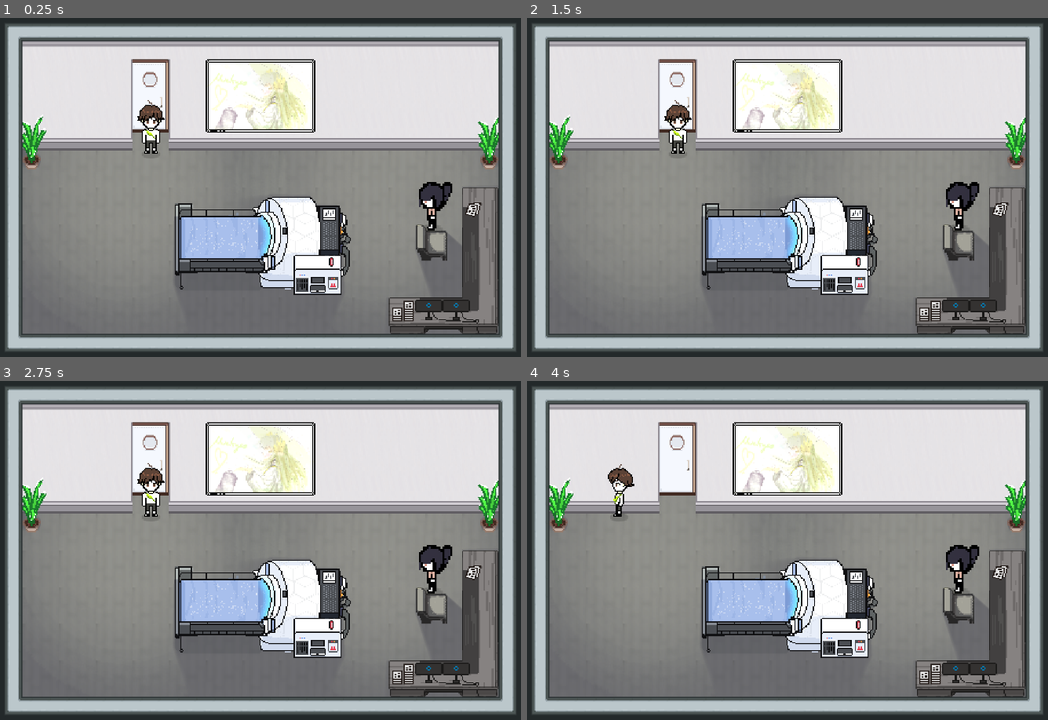
Above: before the commit, frames 1-4 (two rows, left to right).
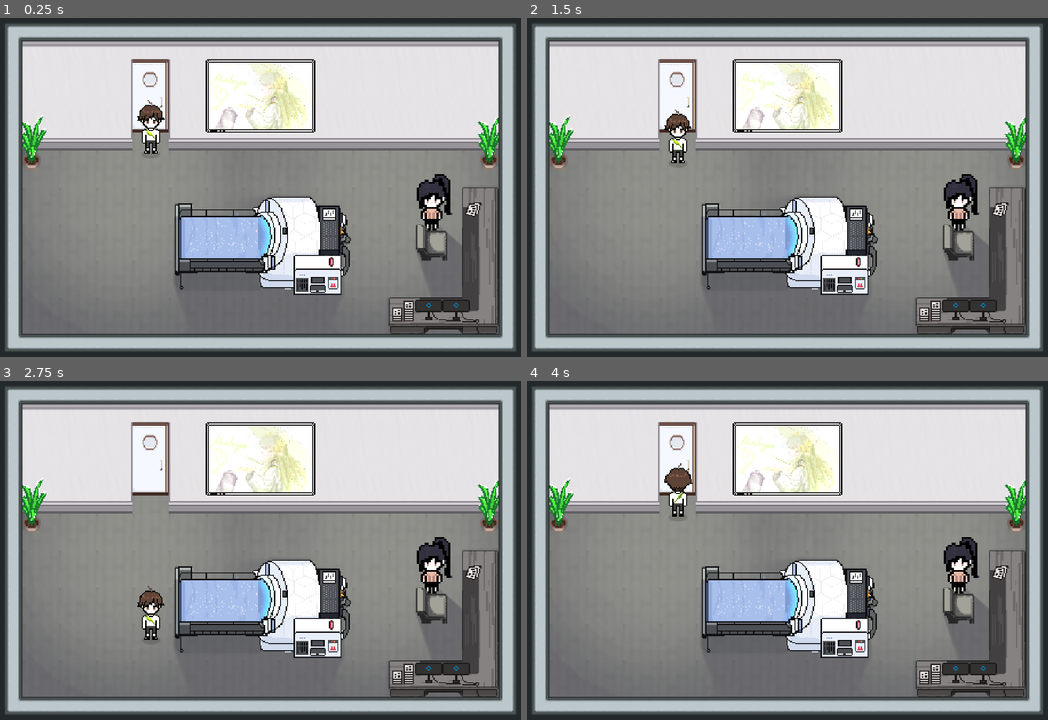
Above: after the commit, the same moments.

Repository: alfaarizi/godot-core
Game: Godot game, scene res://rooms/prologue/therapy_room_2/Therapy_room_2.tscn
Same seed, same stepped clock (60 frames per second), same inputs: the game is played once before the commit and once after it. This scene is started directly instead of the project's main scene. Sound files missing from this copy of the repository are replaced by a short silence.
Inputs:
- Up to frame 1 (0.25 s): no input
- Up to frame 2 (1.5 s): tap Enter at 0.5 s; hold Right (move_right) 0.53-1.28 s; hold X (player_selection) 0.53-1.28 s; tap Z (interact) at 0.6 s; tap Space at 1.25 s; hold Down (move_down) from 1.28 s (still down); tap X (player_selection) at 1.35 s
- Up to frame 3 (2.75 s): tap Z (interact) at 1.55, 2.1 s; release Down (move_down) at 2.03 s; hold Right (move_right) from 2.03 s (still down); hold X (player_selection) from 2.03 s (still down)
- Up to frame 4 (4 s): tap Enter at 2.75 s; release Right (move_right) at 2.78 s; release X (player_selection) at 2.78 s; hold Up (move_up) 2.78-3.53 s; tap X (player_selection) at 2.85 s; tap Z (interact) at 3.05, 3.6 s; hold Left (move_left) from 3.53 s (still down); hold X (player_selection) from 3.53 s (still down)

The runs differ from the first frame. In frame 1, 0.6% of the frame differs, in the area x 79-87%, y 46-63%; in frame 2, 1.1%; in frame 3, 1.5%, in the area x 26-87%, y 24-77%; in frame 4, 1.4%.
Error before the commit: Invalid call. Nonexistent function 'start_dialogue' in base 'Nil'. (res://components/cutscene_player.gd:53)
Error after the commit: Invalid call. Nonexistent function 'change_2d_scene' in base 'Nil'. (res://rooms/door.gd:28)

Commit message:
added preconditions for triggers and doors
- Triggers can only be triggered it it satisfies the trigger precondition
- Doors can only be entered if it satisfies the door precondition
- Added door registry
- Removed unecessary print

Diff:
--- a/autoloads/game_state.gd
+++ b/autoloads/game_state.gd
@@ -6,10 +6,10 @@
 var current_state: State = State.EXPLORING
 
 func change_state(new_state: State) -> void:
-	print(current_state)
 	if current_state == new_state:
 		return
 	current_state = new_state
+	print(State.keys()[current_state])
 	state_changed.emit(new_state)
 
 func _unhandled_input(event: InputEvent) -> void:
--- a/autoloads/scene_manager.gd
+++ b/autoloads/scene_manager.gd
@@ -6,6 +6,7 @@
 signal entry_door_changed(entry_door: Door)
 
 var trigger_registry: Dictionary = {}
+var door_registry: Dictionary = {}
 var current_tilemap_bounds: Array[Vector2]
 var current_player_position: Vector2
 var current_entry_door: Door
@@ -13,6 +14,10 @@
 func register_trigger(triggerable: Triggerable):
 	if not trigger_registry.has(triggerable.trigger_key):
 		trigger_registry[triggerable.trigger_key] = triggerable
+
+func register_door(door: Door):
+	if not door_registry.has(door.door_key):
+		door_registry[door.door_key] = door
 
 func change_tilemap_bounds(bounds: Array[Vector2]) -> void:
 	current_tilemap_bounds = bounds
--- a/characters/player/player.gd
+++ b/characters/player/player.gd
@@ -18,7 +18,7 @@
 @onready var _current_max_speed := max_speed
 @onready var player_direction: Vector2
 @onready var gpu_particles_2d: GPUParticles2D = %GPUParticles2D
-@onready var animated_sprite_2d: CutsceneSprite = %AnimatedSprite2D
+@onready var cutscene_sprite_2d: CutsceneSprite = %CutsceneSprite2D
 @onready var dynamic_bounds_camera: DynamicBoundsCamera = %DynamicBoundsCamera
 
 #var is_animation_running: bool = false
@@ -26,8 +26,8 @@
 func set_move_allowed(flag: bool) -> void:
 	_move_allowed = flag
 	gpu_particles_2d.emitting = flag
-	if not _move_allowed and animated_sprite_2d.is_playing():
-		animated_sprite_2d.stop()
+	if not _move_allowed and cutscene_sprite_2d.is_playing():
+		cutscene_sprite_2d.stop()
 
 func _ready() -> void:
 	GameState.state_changed.connect(_on_state_change)
@@ -40,8 +40,8 @@
 			return
 		player_direction = _door.get_entry_direction_vector()
 		var anim_name := get_move_action(_door.get_entry_direction_vector())
-		animated_sprite_2d.animation = anim_name
-		animated_sprite_2d.frame = 1
+		cutscene_sprite_2d.animation = anim_name
+		cutscene_sprite_2d.frame = 1
 
 func _update_position(_position: Vector2) -> void:
 	if not _position:
@@ -49,7 +49,7 @@
 	self.position = _position
 
 func _physics_process(_delta: float) -> void:
-	if animated_sprite_2d.is_animation_running:
+	if cutscene_sprite_2d.is_animation_running:
 		return
 
 	#print("PLAYER IS MOVING")
@@ -66,12 +66,12 @@
 		_current_max_speed *= diagonal_speed_percent
 
 	_move_action = get_move_action(direction_discrete)
-	animated_sprite_2d.play(_move_action)
+	cutscene_sprite_2d.play(_move_action)
 
 	if direction.length() > 0.0:
-		animated_sprite_2d.flip_h = direction.x < 0.0
+		cutscene_sprite_2d.flip_h = direction.x < 0.0
 		var current_speed_percent := velocity.length() / _current_max_speed
-		animated_sprite_2d.speed_scale = 1.75 if current_speed_percent > running_speed_percent else 1.0
+		cutscene_sprite_2d.speed_scale = 1.75 if current_speed_percent > running_speed_percent else 1.0
 
 
 		var desired_velovity := direction * _current_max_speed
@@ -100,7 +100,7 @@
 
 func _change_to_idle(_delta: float) -> void:
 	velocity = velocity.move_toward(Vector2.ZERO, deceleration * _delta)
-	animated_sprite_2d.frame = 1
+	cutscene_sprite_2d.frame = 1
 	gpu_particles_2d.emitting = false
 
 func _on_state_change(new_state: GameState.State) -> void:
@@ -111,10 +111,10 @@
 			self.set_move_allowed(false)
 
 func play_animation(anim_name: String) -> void:
-	animated_sprite_2d._play_animation(anim_name)
+	cutscene_sprite_2d._play_animation(anim_name)
 
 func stop_animation() -> void:
-	animated_sprite_2d._stop_animation()
+	cutscene_sprite_2d._stop_animation()
 
 func change_animation_frame(anim_name: String, frame: int) -> void:
-	animated_sprite_2d._change_animation_frame(anim_name, frame)
+	cutscene_sprite_2d._change_animation_frame(anim_name, frame)
--- a/characters/player/player.tscn
+++ b/characters/player/player.tscn
@@ -6,7 +6,7 @@
 [ext_resource type="Texture2D" uid="uid://nk3e1alkl8vc" path="res://assets/sprites/player/movement_sheet2/brodown.png" id="4_t2p8q"]
 [ext_resource type="Texture2D" uid="uid://s7f0da26eii7" path="res://assets/sprites/player/movement_sheet2/broright.png" id="5_ey871"]
 [ext_resource type="Texture2D" uid="uid://bq112tw3dsc23" path="res://assets/sprites/player/movement_sheet2/broup.png" id="6_cod8b"]
-[ext_resource type="Script" path="res://characters/cutscene_sprite.gd" id="7_43wkp"]
+[ext_resource type="Script" path="res://characters/cutscene_sprite_2d.gd" id="7_43wkp"]
 [ext_resource type="PackedScene" uid="uid://bln04fcnkpha8" path="res://characters/dynamic_bounds_camera.tscn" id="9_geyl2"]
 
 [sub_resource type="Curve" id="Curve_ab1h0"]
@@ -167,12 +167,12 @@
 trail_lifetime = 0.1
 metadata/_edit_lock_ = true
 
-[node name="AnimatedSprite2D" type="AnimatedSprite2D" parent="."]
+[node name="CutsceneSprite2D" type="AnimatedSprite2D" parent="."]
 unique_name_in_owner = true
 position = Vector2(0, -24)
 sprite_frames = SubResource("SpriteFrames_to2om")
-animation = &"move_right"
-frame_progress = 0.689509
+animation = &"move_down"
+frame = 1
 script = ExtResource("7_43wkp")
 metadata/_edit_lock_ = true
 
--- a/characters/therapist/therapist.gd
+++ b/characters/therapist/therapist.gd
@@ -1,12 +1,12 @@
 extends CharacterBody2D
 
-@onready var animated_sprite_2d: CutsceneSprite = %AnimatedSprite2D
+@onready var cutscene_sprite_2d: CutsceneSprite = %CutsceneSprite2D
 
 func play_animation(anim_name: String) -> void:
-	animated_sprite_2d._play_animation(anim_name)
+	cutscene_sprite_2d._play_animation(anim_name)
 
 func stop_animation() -> void:
-	animated_sprite_2d._stop_animation()
+	cutscene_sprite_2d._stop_animation()
 
 func change_animation_frame(anim_name: String, frame: int) -> void:
-	animated_sprite_2d._change_animation_frame(anim_name, frame)
+	cutscene_sprite_2d._change_animation_frame(anim_name, frame)
--- a/characters/therapist/therapist.tscn
+++ b/characters/therapist/therapist.tscn
@@ -5,7 +5,7 @@
 [ext_resource type="Texture2D" uid="uid://gql8ukd782a8" path="res://assets/sprites/therapist/down2.png" id="3_vqgh5"]
 [ext_resource type="Texture2D" uid="uid://cn2lfgplmxago" path="res://assets/sprites/therapist/right1.png" id="4_8ohpm"]
 [ext_resource type="Texture2D" uid="uid://c4vgkyssmj8mb" path="res://assets/sprites/therapist/up1.png" id="5_xf8si"]
-[ext_resource type="Script" path="res://characters/cutscene_sprite.gd" id="6_iojb8"]
+[ext_resource type="Script" path="res://characters/cutscene_sprite_2d.gd" id="6_iojb8"]
 
 [sub_resource type="AtlasTexture" id="AtlasTexture_4g6hy"]
 atlas = ExtResource("3_vqgh5")
@@ -134,7 +134,7 @@
 texture = ExtResource("2_kwjcb")
 metadata/_edit_lock_ = true
 
-[node name="AnimatedSprite2D" type="AnimatedSprite2D" parent="."]
+[node name="CutsceneSprite2D" type="AnimatedSprite2D" parent="."]
 unique_name_in_owner = true
 position = Vector2(0, -15)
 sprite_frames = SubResource("SpriteFrames_to2om")
--- a/components/triggerable.gd
+++ b/components/triggerable.gd
@@ -2,11 +2,12 @@
 class_name Triggerable
 extends Area2D
 
-var has_access: bool = false
+var is_nearby: bool = false
 signal is_triggered
 
 @export var area_shape: Shape2D: set = _set_area_shape
 @export_enum("north", "south", "east", "west") var trigger_direction: int: set = _set_trigger_direction
+@export var trigger_key_preconditions: Array[String] = []
 
 @onready var collision_shape_2d: CollisionShape2D = %CollisionShape2D
 @onready var trigger_key: String # {parent_node_name}_{triggerable_name}
@@ -15,6 +16,11 @@
 	if Engine.is_editor_hint(): return
 	trigger_key = get_parent().name + "_" + self.name
 	if has_triggered(): _disconnect_trigger_signal()
+
+func is_triggerable() -> bool:
+	for key in trigger_key_preconditions:
+		if not SceneManager.trigger_registry.has(key): return false
+	return true
 
 func has_triggered() -> bool:
 	return trigger_key and SceneManager.trigger_registry.has(trigger_key)
@@ -28,10 +34,10 @@
 	queue_free()
 
 func _on_body_entered(body: Node2D) -> void:
-	if has_triggered(): return
+	if not is_triggerable() or has_triggered(): return
 	if body is Player:
-		has_access = true
-		while has_access:
+		is_nearby = true
+		while is_nearby:
 			if body.player_direction == get_entry_direction_vector():
 				SceneManager.register_trigger(self)
 				is_triggered.emit()
@@ -41,7 +47,7 @@
 
 func _on_body_exited(body: Node2D) -> void:
 	if body is Player:
-		has_access = false
+		is_nearby = false
 
 func _set_area_shape(_area_shape: Shape2D):
 	if not _area_shape: return
@@ -51,15 +57,3 @@
 
 func _set_trigger_direction(_trigger_direction: int) -> void:
 	trigger_direction = _trigger_direction
-
-#func _set_precondition(_precondition: Array[Triggerable]) -> void:
-	#for idx in _precondition.size():
-		#if _precondition[idx] == null:
-			#_precondition[idx] = Triggerable.new()
-	#precondition = _precondition
-#
-#func _set_postcondition(_postcondition: Array[Triggerable]) -> void:
-	#for idx in _postcondition.size():
-		#if _postcondition[idx] == null:
-			#_postcondition[idx] = Triggerable.new()
-	#postcondition = _postcondition
--- a/rooms/door.gd
+++ b/rooms/door.gd
@@ -2,7 +2,8 @@
 class_name Door
 extends Area2D
 
-var has_access: bool = false
+var is_nearby: bool = false
+var is_enabled: bool = true
 var correct_direction: bool = false
 
 @export var press_required: bool = true: set = _set_press_required
@@ -11,18 +12,31 @@
 @export var push_dist: float = 16.0: set = _set_push_dist
 @export var path_to_new_scene: String: set = _set_path_to_new_scene
 @export var entry_door_name:String: set = _set_entry_door_name
+@export var door_key_preconditions: Array[String] = []
 
 @onready var collision_shape_2d: CollisionShape2D = %CollisionShape2D
+@onready var door_key: String # {parent_node_name}_{triggerable_name}
 
 func _ready() -> void:
 	if Engine.is_editor_hint(): return
+	door_key = get_parent().name + "_" + self.name
 	SceneManager.change_entry_door(self)
 
 func _process(_delta: float) -> void:
-	if not (has_access and correct_direction): return
+	if not (is_nearby and is_enabled and correct_direction): return
 	if not press_required or Input.is_action_just_pressed("interact"):
 		Global.game_controller.change_2d_scene(path_to_new_scene, Global.game_controller.SceneTransition.DETACH)
+		SceneManager.register_door(self)
 		SceneManager.change_entry_door(self)
+
+func is_accessible() -> bool:
+	for key in door_key_preconditions:
+		if not SceneManager.door_registry.has(key):
+			return false
+	return true
+
+func enable() -> void: is_enabled = true
+func disable() -> void: is_enabled = false
 
 func get_entry_position() -> Vector2:
 	return get_entry_direction_vector_inverted() * push_dist + self.position
@@ -34,15 +48,16 @@
 	return [Vector2.DOWN, Vector2.UP, Vector2.LEFT, Vector2.RIGHT][entry_direction]
 
 func _on_body_entered(body: Node2D) -> void:
+	if not is_accessible(): return
 	if body is Player:
-		has_access = true
-		while has_access:
+		is_nearby = true
+		while is_nearby:
 			correct_direction = body.player_direction == self.get_entry_direction_vector()
 			await get_tree().create_timer(0.1).timeout
 
 func _on_body_exited(body: Node2D) -> void:
 	if body is Player:
-		has_access = false
+		is_nearby = false
 
 func _set_press_required(_press_required: bool) -> void:
 	press_required = _press_required
--- a/rooms/prologue/lobby/lobby.tscn
+++ b/rooms/prologue/lobby/lobby.tscn
@@ -29,3 +29,4 @@
 push_dist = 32.0
 path_to_new_scene = "res://rooms/prologue/therapy_room_2/Therapy_room_2.tscn"
 entry_door_name = "therapy_room_2"
+door_key_preconditions = Array[String](["Lobby_Door1"])
--- a/rooms/prologue/therapy_room_1/therapy_room_1.gd
+++ b/rooms/prologue/therapy_room_1/therapy_room_1.gd
@@ -1,15 +1,18 @@
 extends Room
 @onready var cutscene_player: CutscenePlayer = %CutscenePlayer
 @onready var dynamic_bounds_camera: DynamicBoundsCamera = %DynamicBoundsCamera
+@onready var door: Door = %Door
 
 func init_scene() -> void:
 	CameraTransition.switch_camera(player.dynamic_bounds_camera, dynamic_bounds_camera)
 
 func _on_triggerable_is_triggered() -> void:
 	await cutscene_player.play_cutscene("cutscene_01")
+	door.disable()
 
 func _on_triggerable_2_is_triggered() -> void:
 	await cutscene_player.play_cutscene("cutscene_02")
 
 func _on_triggerable_3_is_triggered() -> void:
 	await cutscene_player.play_cutscene("cutscene_03")
+	door.enable()
--- a/rooms/prologue/therapy_room_1/therapy_room_1.tscn
+++ b/rooms/prologue/therapy_room_1/therapy_room_1.tscn
@@ -511,7 +511,7 @@
 y_sort_enabled = true
 script = ExtResource("1_ojqgy")
 player = NodePath("Player")
-doors = [NodePath("Door1")]
+doors = [NodePath("Door")]
 metadata/_edit_lock_ = true
 
 [node name="TherapyRoom1TileMap" parent="." instance=ExtResource("2_tlh12")]
@@ -523,7 +523,8 @@
 [node name="Therapist" parent="." instance=ExtResource("6_b5trd")]
 position = Vector2(728, 476)
 
-[node name="Door1" parent="." instance=ExtResource("5_wb5kv")]
+[node name="Door" parent="." instance=ExtResource("5_wb5kv")]
+unique_name_in_owner = true
 position = Vector2(395, 1240)
 press_required = false
 area_shape = SubResource("RectangleShape2D_rfmya")
@@ -531,6 +532,7 @@
 push_dist = 32.0
 path_to_new_scene = "res://rooms/prologue/lobby/lobby.tscn"
 entry_door_name = "therapy_room_1"
+door_key_preconditions = Array[String]([])
 metadata/_edit_lock_ = true
 
 [node name="CutscenePlayer" parent="." instance=ExtResource("6_jcd14")]
@@ -552,10 +554,12 @@
 position = Vector2(777, 703)
 area_shape = SubResource("RectangleShape2D_31s8v")
 trigger_direction = 1
+trigger_key_preconditions = Array[String](["TherapyRoom1_triggerable"])
 
 [node name="triggerable3" parent="." instance=ExtResource("14_x75pf")]
 position = Vector2(385, 879)
 trigger_direction = 3
+trigger_key_preconditions = Array[String](["TherapyRoom1_triggerable2"])
 
 [connection signal="is_triggered" from="triggerable" to="." method="_on_triggerable_is_triggered"]
 [connection signal="is_triggered" from="triggerable2" to="." method="_on_triggerable_2_is_triggered"]
--- a/rooms/prologue/therapy_room_2/Therapy_room_2.tscn
+++ b/rooms/prologue/therapy_room_2/Therapy_room_2.tscn
@@ -175,9 +175,11 @@
 metadata/_edit_lock_ = true
 
 [node name="Door" parent="." instance=ExtResource("4_7xa5r")]
+unique_name_in_owner = true
 position = Vector2(504, 415)
 path_to_new_scene = "res://rooms/prologue/lobby/lobby.tscn"
 entry_door_name = "therapy_room_2"
+door_key_preconditions = Array[String]([])
 
 [node name="CutscenePlayer" parent="." instance=ExtResource("7_kfjnh")]
 unique_name_in_owner = true
@@ -193,10 +195,12 @@
 [node name="triggerable" parent="." instance=ExtResource("14_cyv35")]
 position = Vector2(504, 479)
 trigger_direction = 1
+trigger_key_preconditions = Array[String](["TherapyRoom1_triggerable2"])
 
 [node name="triggerable2" parent="." instance=ExtResource("14_cyv35")]
 position = Vector2(780, 633)
 trigger_direction = 1
+trigger_key_preconditions = Array[String](["TherapyRoom2_triggerable"])
 
 [connection signal="is_triggered" from="triggerable" to="." method="_on_triggerable_is_triggered"]
 [connection signal="is_triggered" from="triggerable2" to="." method="_on_triggerable_2_is_triggered"]
--- a/rooms/prologue/therapy_room_2/therapy_room_2.gd
+++ b/rooms/prologue/therapy_room_2/therapy_room_2.gd
@@ -2,13 +2,15 @@
 
 @onready var cutscene_player: CutscenePlayer = %CutscenePlayer
 @onready var dynamic_bounds_camera: DynamicBoundsCamera = %DynamicBoundsCamera
+@onready var door: Door = %Door
 
 func init_scene() -> void:
 	CameraTransition.switch_camera(player.dynamic_bounds_camera, dynamic_bounds_camera)
 
 func _on_triggerable_is_triggered() -> void:
 	await cutscene_player.play_cutscene("cutscene_01")
-
+	door.disable()
 
 func _on_triggerable_2_is_triggered() -> void:
 	await cutscene_player.play_cutscene("cutscene_02")
+	door.enable()
--- a/rooms/room.gd
+++ b/rooms/room.gd
@@ -6,8 +6,7 @@
 @export var doors: Array[Door]: set = _set_doors
 
 func _ready() -> void:
-	if Engine.is_editor_hint():
-		return
+	if Engine.is_editor_hint(): return
 	Global.player = player
 	init_scene()
 
--- a/ui/dialogue/dialogue_manager.gd
+++ b/ui/dialogue/dialogue_manager.gd
@@ -59,7 +59,6 @@
 enum SlideDirection { SLIDE_IN, SLIDE_OUT }
 
 func _ready() -> void:
-	print("ready")
 	_reset_text()
 	#scrollbar.connect("changed", func(): scroll_container.scroll_vertical = scrollbar.max_value )
 	current_state = State.READY
Renamed: characters/cutscene_sprite.gd -> characters/cutscene_sprite_2d.gd
